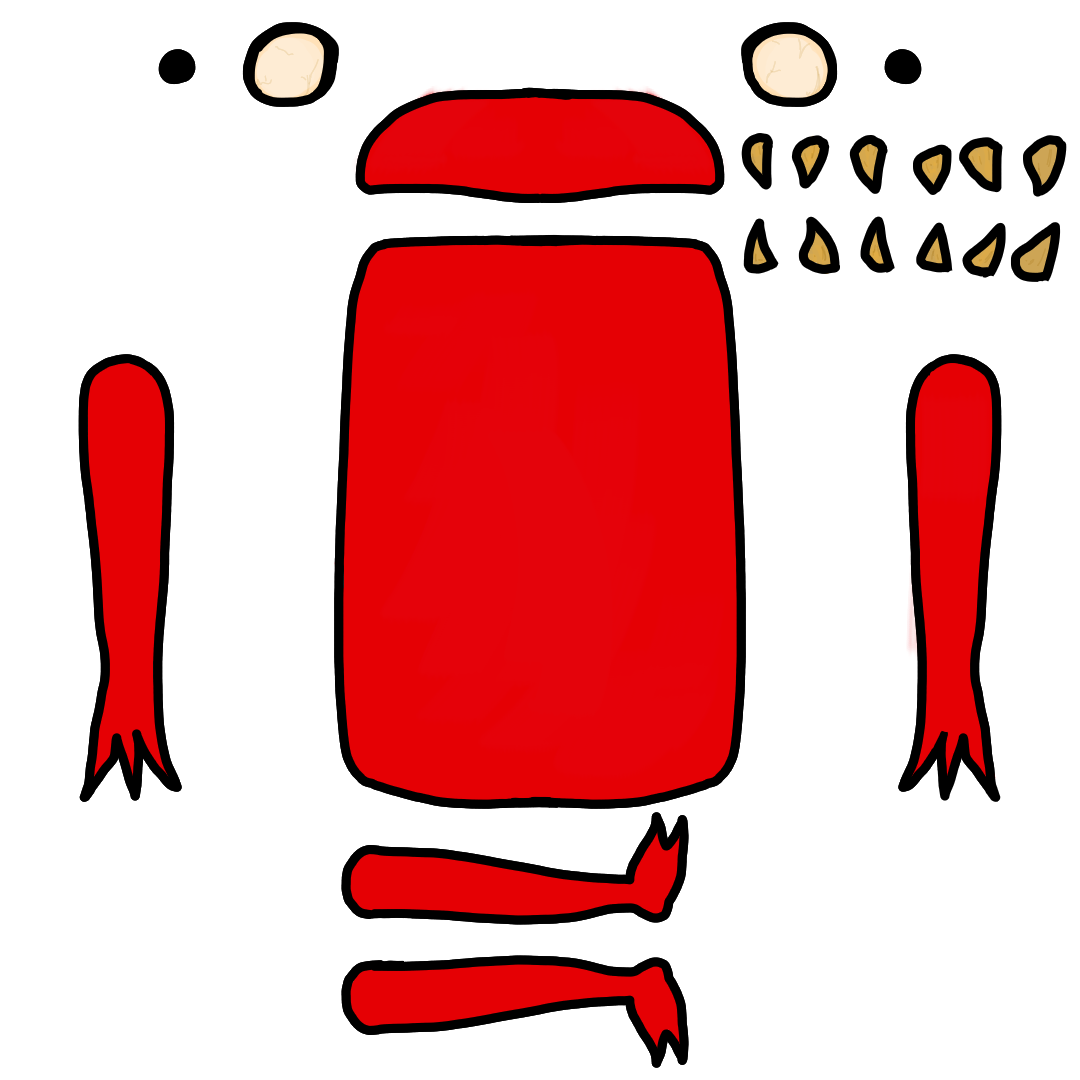
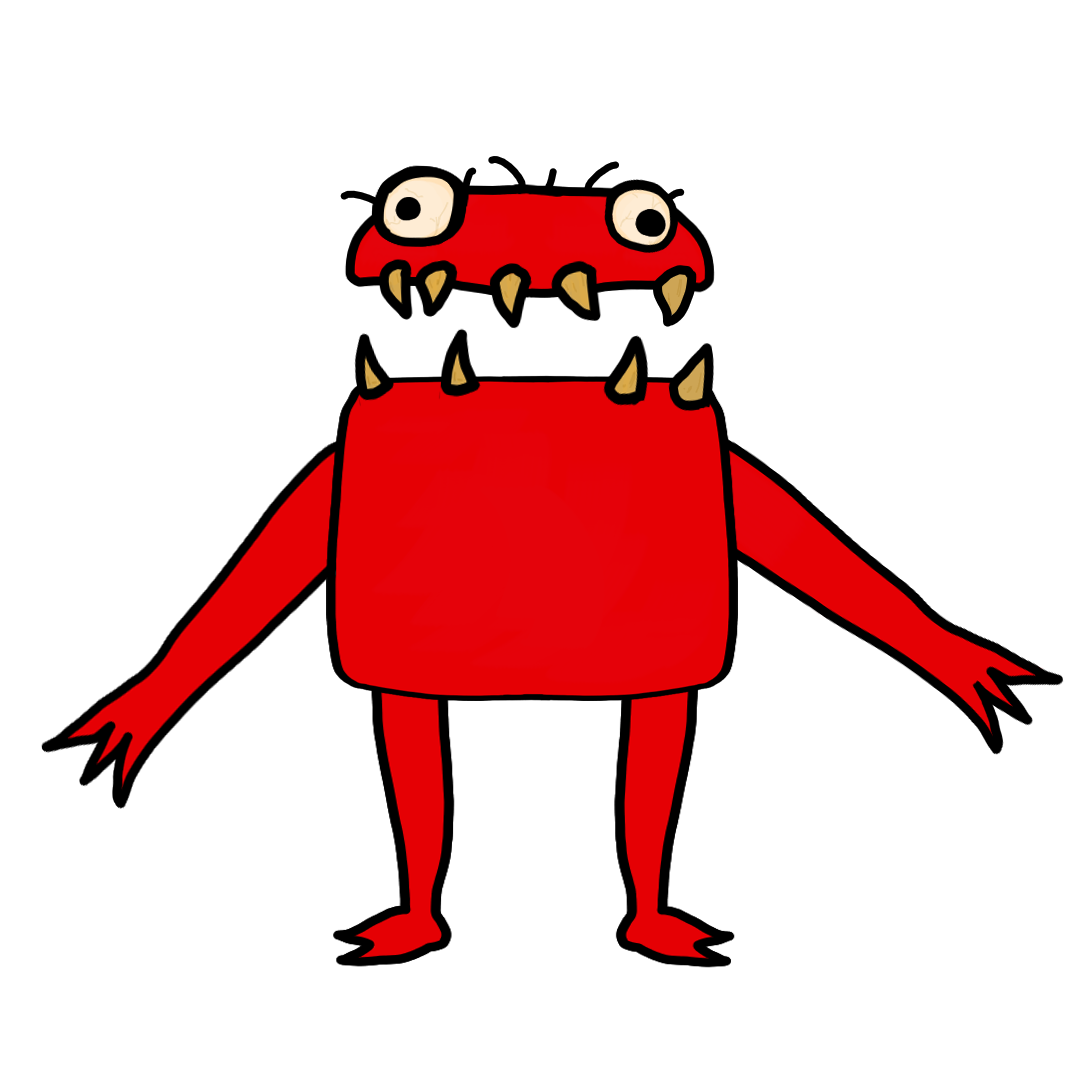
Comparing the layer stacks of the two 1080 × 1080 images. Changes:
removed layer "Final" over (41, 22, 1067, 1068)
showed "dientes arriba", painted on it over (320, 97, 1067, 448)
added layer "dientes abajo Fusionadas" above "pupila_izq" over (320, 22, 1067, 448)
added layer "pupila_izq" above "pupila_der" over (384, 192, 448, 256)
added layer "pupila_der" above "ojo_izq" over (576, 192, 704, 256)
added layer "ojo_izq" above "ojo_der" over (340, 128, 512, 256)
added layer "ojo_der" above "cuerpo color Fusionadas" over (81, 128, 704, 384)
added layer "cuerpo color Fusionadas" above "brazo_der" over (41, 22, 1067, 1068)
added layer "brazo_der" above "brazo_izq" over (640, 320, 1064, 768)
added layer "brazo_izq" above "pierna_der" over (41, 384, 448, 832)
added layer "pierna_der" above "pierna_izq" over (512, 576, 768, 1024)
added layer "pierna_izq" above "boceto 2" over (256, 576, 512, 1024)
